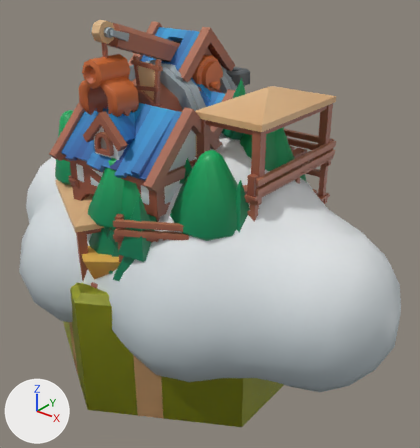
Before and after pictures for a commit that changed the glTF model src/town/models/hex.glb.
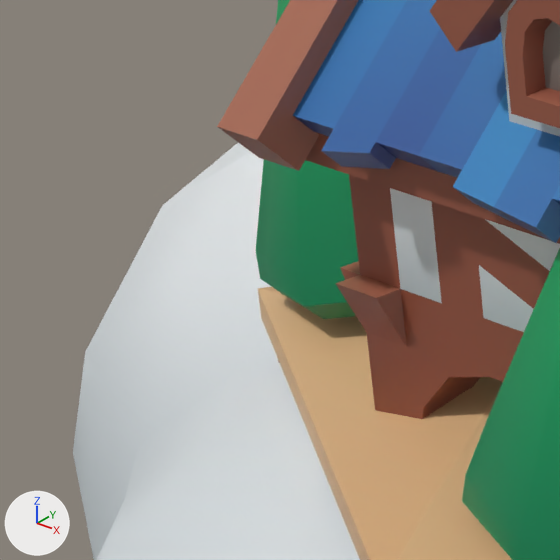
The first picture shows the older version from a 50 mm lens placed at (2.78, -3.17, 2.15), pointed at (0.21, 0.04, 0.15). The close-ups show the older and then the newer version on the part from 3% to 25% of the width and 30% to 50% of the height of that picture. Only the edits that show in the close-ups are written down. Lighting does not change. The marker at lower left points along +X, +Y and +Z. Where no turn or scale is listed for an object, it has been applied to the vertices.

Before the edit, the objects in view are built like this:
```python
me_building_scaffolding = bpy.data.meshes.new('building_scaffolding')
me_building_scaffolding.from_pydata(...)  # 1688 vertices, 2592 faces; spans x -0.95..0.95, y -1.05..1.05, z -0.65..0.65
me_building_scaffolding.materials.append(mat_hexagons_medieval)  # picture img_hexagons_medieval
me_building_watermill_blue = bpy.data.meshes.new('building_watermill_blue')
me_building_watermill_blue.from_pydata(...)  # 832 vertices, 1297 faces; spans x -0.49..0.49, y -0.62..0.62, z -0.78..0.78
me_building_watermill_blue.materials.append(mat_hexagons_medieval)  # picture img_hexagons_medieval
me_trees_b_large = bpy.data.meshes.new('trees_B_large')
me_trees_b_large.from_pydata(...)  # 784 vertices, 1540 faces; spans x -0.92..0.92, y -0.97..0.97, z -0.59..0.59
me_trees_b_large.materials.append(mat_hexagons_medieval)  # picture img_hexagons_medieval
ob_building_scaffolding_001 = bpy.data.objects.new('building_scaffolding.001', me_building_scaffolding)
ob_building_scaffolding_001.location = (0.022, 0.032, 0.647)
ob_building_watermill_blue_001 = bpy.data.objects.new('building_watermill_blue.001', me_building_watermill_blue)
ob_building_watermill_blue_001.location = (-0.004, -0.248, 0.434)
ob_trees_b_large_001 = bpy.data.objects.new('trees_B_large.001', me_trees_b_large)
ob_trees_b_large_001.location = (0.018, 0.019, 0.565)
# also in view: 'cloud_big.001' at (0.01, -0.03, 0.09)
```
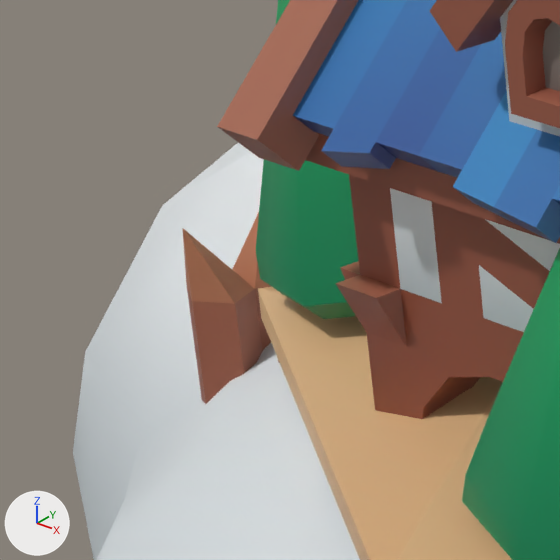
Pixel boxes (x1, y1, x2, y2) of what changed, in the close-ups (560 x 560 px):
'fence_wood_straight.001', added (brown): after (183, 212, 272, 404)

What the commit changed:
Mesh me_fence_wood_straight is new.
It has 108 vertices, 212 faces and spans x -0.05..0.05, y -0.577..0.577, z -0.275..0.275.
It uses material mat_hexagons_medieval (picture img_hexagons_medieval).
Object 'fence_wood_straight.001' (ob_fence_wood_straight_001) is new; it shows me_fence_wood_straight.
Its location is (-1.0, 0.0, 0.225).
